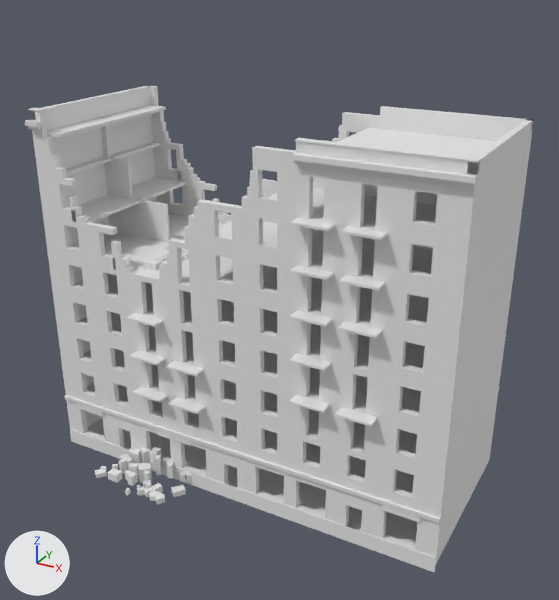
An edit to the glTF model assets/models/zone/street/house_e_lod1.glb, drawn before and after from the same camera.
The view is the same before and after, from a 50 mm lens placed at (27.1, -48.5, 38.0), pointed at (0.9, -0.8, 14.2). The lights are fixed; the arrows at lower left show +X, +Y and +Z. The picture after the commit comes second. Materials are left out; every surface is plain grey. Vertices at exactly the same position are counted once.

Objects in the first picture: 'house_e'.
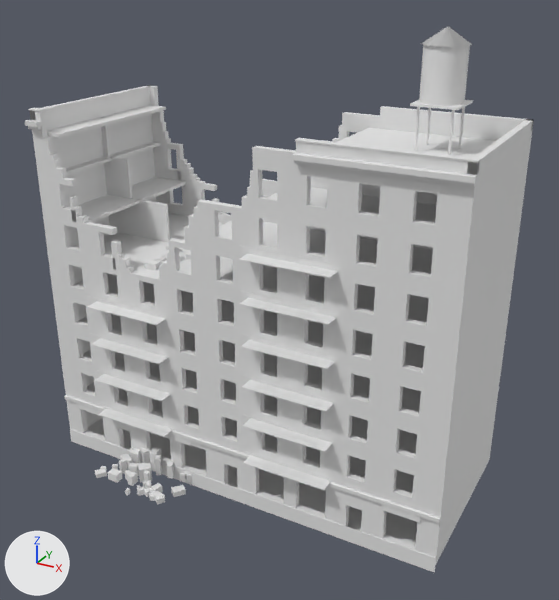
Changed parts and their boxes [x1, y1, x2, y2] in the pictures (559 x 600 px; the box of a moved part takes in the faces that stretch with it):
'house_e', reshaped (12% taller)
    before: [25, 85, 534, 573]
    after: [25, 27, 534, 573]
part 1 of me_house_e, added
    after: [98, 408, 173, 437]
part 2 of me_house_e, added
    after: [95, 374, 170, 401]
part 3 of me_house_e, added
    after: [91, 338, 168, 364]
part 4 of me_house_e, added
    after: [87, 301, 166, 325]
part 5 of me_house_e, added
    after: [243, 455, 331, 490]
part 6 of me_house_e, added
    after: [243, 418, 332, 452]
part 7 of me_house_e, added
    after: [241, 380, 333, 412]
part 8 of me_house_e, added
    after: [241, 340, 335, 369]
part 9 of me_house_e, added
    after: [240, 298, 336, 325]
part 10 of me_house_e, added
    after: [239, 254, 338, 278]
part 11 of me_house_e, added
    after: [426, 108, 431, 145]
part 12 of me_house_e, added
    after: [414, 107, 420, 151]
part 13 of me_house_e, added
    after: [459, 107, 465, 149]
part 14 of me_house_e, added
    after: [448, 110, 455, 155]
part 15 of me_house_e, added
    after: [410, 100, 473, 110]
part 16 of me_house_e, added
    after: [419, 45, 470, 106]
part 17 of me_house_e, deleted
    before: [126, 218, 388, 426]
part 18 of me_house_e, moved or reshaped
    before: [123, 177, 401, 464]
    after: [85, 176, 401, 479]
part 19 of me_house_e, added
    after: [421, 27, 472, 47]

Patch to the scene script:
```diff
--- a/assets/models/zone/street/house_e_lod1.glb.py
+++ b/assets/models/zone/street/house_e_lod1.glb.py
@@ me_house_e @@
 # used by ob_house_e; location = (0.0, 0.0, 0.0)
-me_house_e.from_pydata(...)  # 2950 vertices, 6840 faces; spans x -16.6..16.6, y -11.0..11.1, z -0.6..28.1
+me_house_e.from_pydata(...)  # 3078 vertices, 7040 faces; spans x -16.6..16.6, y -11.0..11.1, z -0.6..34.2
+# me_house_e part 1: a new loose piece, a box spanning x -11.906..-5.317, y -8.15..-7.0, z 4.09..4.15
+# me_house_e part 2: a new loose piece, a box spanning x -11.906..-5.317, y -8.15..-7.0, z 7.29..7.35
+# me_house_e part 3: a new loose piece, a box spanning x -11.906..-5.317, y -8.15..-7.0, z 10.49..10.55
+# me_house_e part 4: a new loose piece, a box spanning x -11.906..-5.317, y -8.15..-7.0, z 13.69..13.75
+# me_house_e part 5: a new loose piece, a box spanning x 1.872..8.461, y -8.15..-7.0, z 4.09..4.15
+# me_house_e part 6: a new loose piece, a box spanning x 1.872..8.461, y -8.15..-7.0, z 7.29..7.35
+# me_house_e part 7: a new loose piece, a box spanning x 1.872..8.461, y -8.15..-7.0, z 10.49..10.55
+# me_house_e part 8: a new loose piece, a box spanning x 1.872..8.461, y -8.15..-7.0, z 13.69..13.75
+# me_house_e part 9: a new loose piece, a box spanning x 1.872..8.461, y -8.15..-7.0, z 16.89..16.95
+# me_house_e part 10: a new loose piece, a box spanning x 1.872..8.461, y -8.15..-7.0, z 20.09..20.15
+# me_house_e part 11: a new loose piece, a 6-sided cylinder along z spanning x 10.32..10.48, y 2.82..3.0, z 26.4..29.4
+# me_house_e part 12: a new loose piece, a 6-sided cylinder along z spanning x 10.32..10.48, y 0.52..0.7, z 26.4..29.4
+# me_house_e part 13: a new loose piece, a 6-sided cylinder along z spanning x 12.62..12.78, y 2.82..3.0, z 26.4..29.4
+# me_house_e part 14: a new loose piece, a 6-sided cylinder along z spanning x 12.62..12.78, y 0.52..0.7, z 26.4..29.4
+# me_house_e part 15: a new loose piece, a box spanning x 9.95..13.15, y 0.16..3.36, z 29.4..29.55
+# me_house_e part 16: a new loose piece, a 10-sided cylinder along z spanning x 10.2..12.9, y 0.3..3.2, z 29.5..33.1
+# me_house_e part 17: 14 loose pieces with 112 vertices, spanning x -8.2..11.6, y -8.0..-7.0, z 7.0..23.2, are deleted
+# me_house_e part 18: 66 vertices moved from x -7.4..10.8, y -7.0..-6.5, z 13.6..27.3 to x -7.6..11.0, y -7.0..-6.5, z 13.6..27.3; 178 vertices removed from x -7.4..10.8, y -7.0..-6.5, z 7.2..23.2; 242 vertices added at x -11.9..11.0, y -8.1..-6.5, z 5.1..24.1
+# me_house_e part 19: 20 vertices added at x 10.0..13.1, y 0.2..3.4, z 33.1..34.2
```
